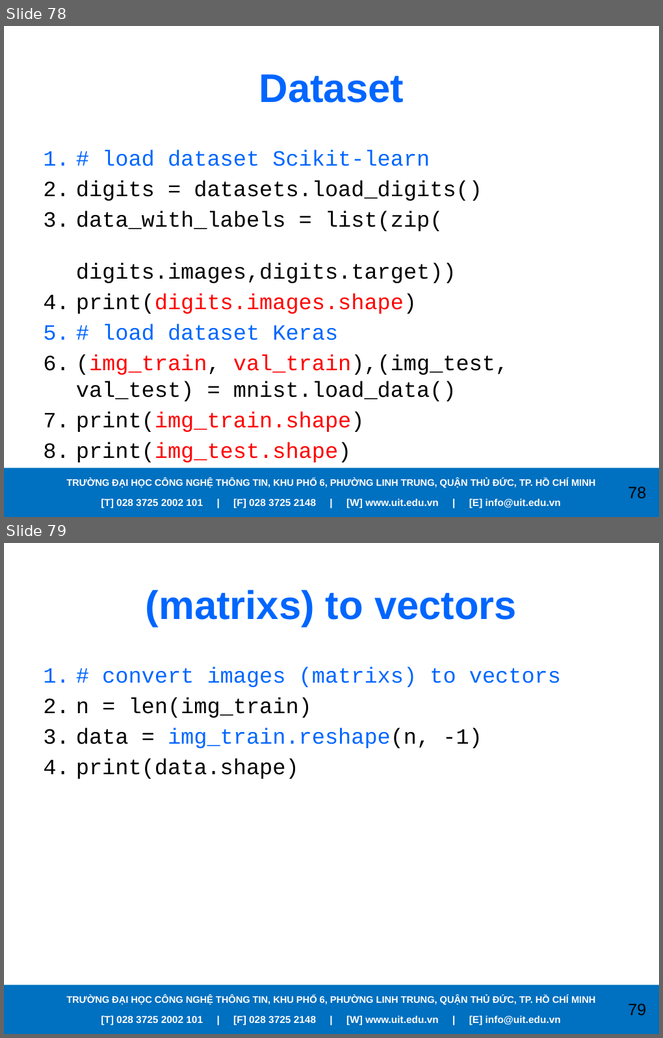
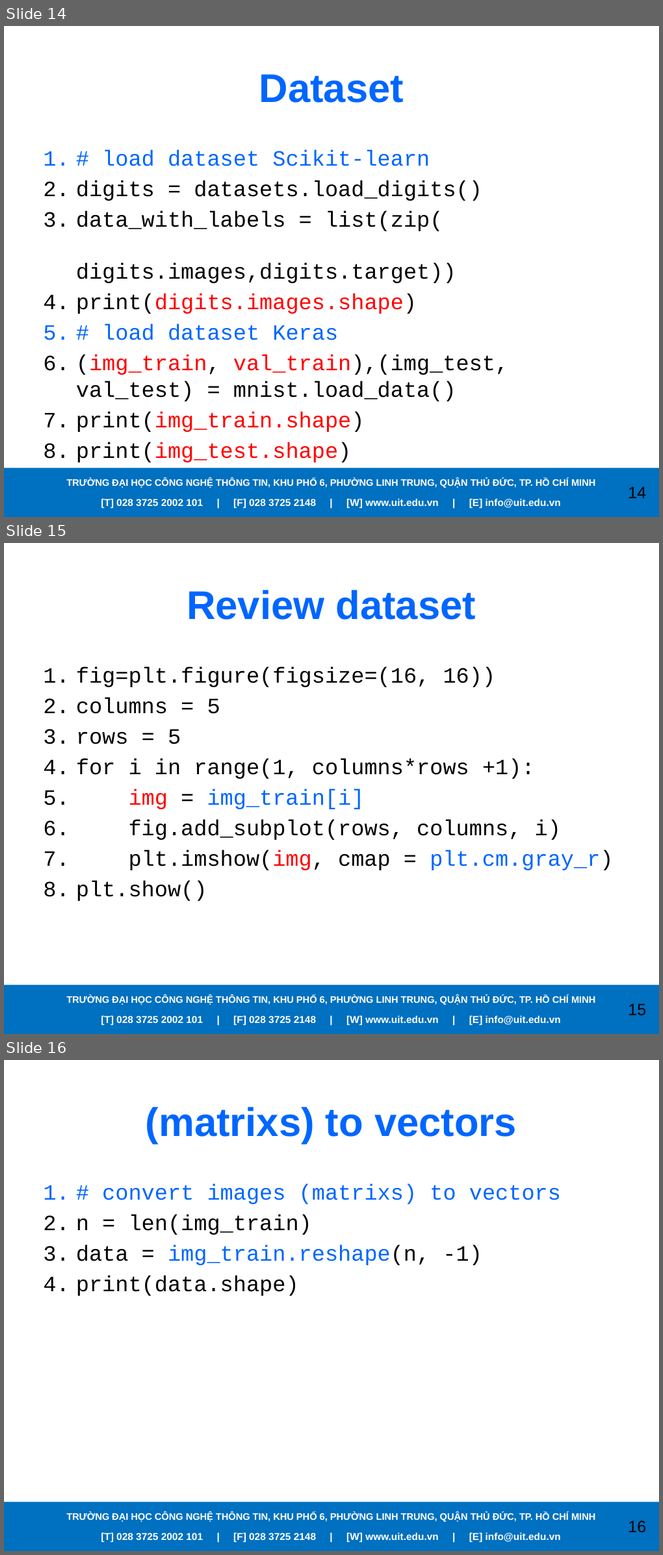
Before and after one commit to RanChiVo/MNIST-with-kNN, a slide deck: Presentation.pptx. Shown one above the other, each under a label of ours: slides 78 and 79 before the commit, slides 14, 15 and 16 after it. The pictures are 663x1038 and 663x1555 pixels, drawn with LibreOffice and Linux fonts; fonts in the diff are those of the drawing; background and template pictures are left out. Boxes give left, top, right and bottom in pixels: in the first picture for what was removed or moved away, otherwise in the second. Text is boxed around its words. In the diff, an @@ line names an element or a change of style, - is before the commit and + after.

Commit message:
review dataset

```diff
--- a/Presentation.pptx
+++ b/Presentation.pptx
@@ slide 15 added at bbox=[4, 543, 659, 1034], background picture (left out); not listed: 4 template elements that a slide beside it also shows @@
@@ title added at bbox=[187, 590, 476, 620], 44 pt, text #0066FF, bold @@
+Review dataset
@@ text added at bbox=[76, 667, 613, 901], 24 pt, text #000000 @@
+1. fig=plt.figure(figsize=(16, 16))
+2. columns = 5
+3. rows = 5
+4. for i in range(1, columns*rows +1):
+5. img = img_train[i]
+6. fig.add_subplot(rows, columns, i)
+7. plt.imshow(img, cmap = plt.cm.gray_r)
+8. plt.show()
@@ what was slide 78 is now slide 14 @@
@@ page number at bbox=[628, 487, 646, 499]: text changed @@
-78
+14
@@ what was slide 79 is now slide 16 @@
@@ page number at bbox=[628, 1521, 646, 1533]: text changed @@
-79
+16
```
Also in this commit, not shown: 64 slides removed.
